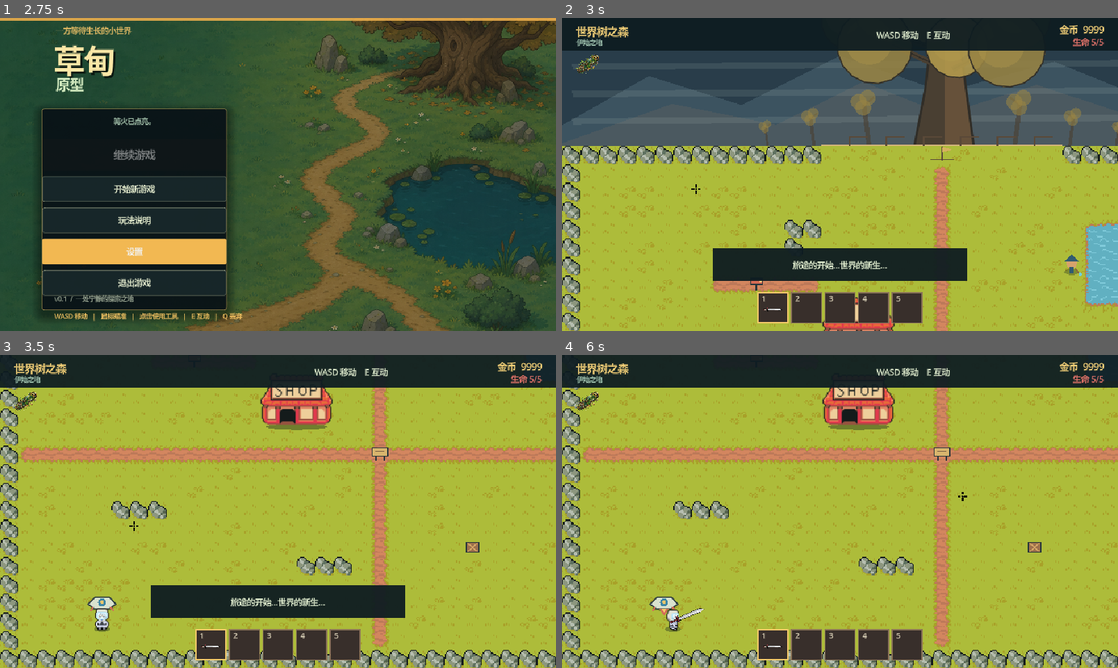
Above: before the commit, frames 1-4 (two rows, left to right).
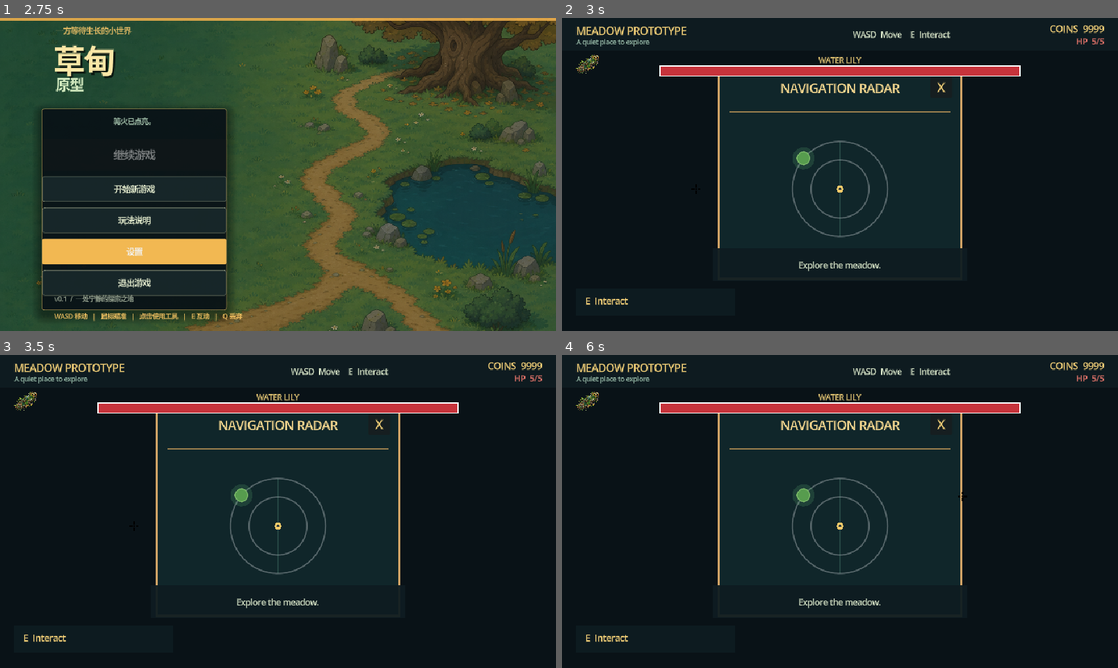
Above: after the commit, the same moments.

Repository: Neikos0493/Project_Grow
Game: Godot game, scene res://MainMenu.tscn
The game is run twice, just before and just after one commit, with the same random seed, the same clock (stepped at 60 frames per second) and the same inputs.
Inputs (mouse positions are in pixels of both pictures, inside the frame that each line leads up to):
- Up to frame 1 (2.75 s): click "玩法说明" at 0.5 s; click "设置" at 1.25 s; click "完成" at 2 s
- Up to frame 2 (3 s): click "开始新游戏" at 2.75 s
- Up to frame 3 (3.5 s): no input
- Up to frame 4 (6 s): click (589, 401) at 3.5 s; click (801, 495) at 4.27 s; click (928, 445) at 5 s, where only the run after the commit has a clickable "X"; move the mouse to (962, 495) at 5.77 s; press the mouse at (962, 495) at 5.78 s; hold D (move_right) from 5.78 s (still down)

Frame 1 is identical in both runs. In frame 2, 86% of the frame differs, in the area x 0-100%, y 2-100%; in frame 3, 85%; in frame 4, 90%.
Error after the commit: Parse Error: Identifier "controls_locked" not declared in the current scope. (res://scripts/player.gd:52)

Commit message:
Add gameplay audio feedback

Diff:
--- a/scripts/final_boss.gd
+++ b/scripts/final_boss.gd
@@ -4,6 +4,7 @@
 
 signal projectile_requested(origin: Vector2, direction: Vector2, speed: float, homing: bool)
 signal summon_requested(phase: int)
+signal phase_changed(phase: int)
 signal health_changed(current: int, maximum: int)
 signal died(position: Vector2)
 
@@ -81,6 +82,7 @@
 	var phase := _get_phase()
 	if phase != current_phase:
 		current_phase = phase
+		phase_changed.emit(phase)
 		if phase == 2 and not phase_two_summoned:
 			phase_two_summoned = true
 			summon_requested.emit(2)
--- a/scripts/main.gd
+++ b/scripts/main.gd
@@ -43,6 +43,12 @@
 const TREE_LASER_SCRIPT = preload("res://scripts/tree_laser.gd")
 const FINAL_BOSS_SCRIPT = preload("res://scripts/final_boss.gd")
 const FINAL_BOSS_BULLET_RANGE := 150.0 * MeadowWorld.TILE_SIZE
+const SHOP_TRANSACTION_SOUND := preload("res://sound/交易音效.mp3")
+const MENU_CLICK_SOUND := preload("res://sound/主页面和ESC页面点击音效.mp3")
+const BOSS_DEATH_SOUND := preload("res://sound/BOSS死亡，结束音效.mp3")
+const WATER_LILY_SPAWN_SOUND := preload("res://sound/图一BOSS睡莲生成音效.mp3")
+const FINAL_BOSS_PHASE_SOUND := preload("res://sound/最终BOSS第一个血条清空后转阶段播放这个.mp3")
+const TREE_GUN_FIRE_SOUND := preload("res://sound/神树蓄力疫一秒后发射的激光用这个.mp3")
 const BOTTLE_TEXTURES := [
 	preload("res://assets/generated/bottle/bottle.png"),
 	preload("res://assets/generated/bottle/bottle_half.png"),
@@ -139,11 +145,41 @@
 var _dialogue_choice_context := ""
 var _saxaul_failure_seed_returned := false
 var _pending_world_tree_boss_drop := false
+var _shop_transaction_player: AudioStreamPlayer
+var _menu_click_player: AudioStreamPlayer
+var _boss_death_player: AudioStreamPlayer
+var _water_lily_spawn_player: AudioStreamPlayer
+var _final_boss_phase_player: AudioStreamPlayer
+var _tree_gun_fire_player: AudioStreamPlayer
 
 @onready var game_state: Node = get_node("/root/GameState")
 
 func _ready() -> void:
 	get_tree().auto_accept_quit = false
+	_shop_transaction_player = AudioStreamPlayer.new()
+	_shop_transaction_player.stream = SHOP_TRANSACTION_SOUND
+	_shop_transaction_player.volume_db = -2.0
+	add_child(_shop_transaction_player)
+	_menu_click_player = AudioStreamPlayer.new()
+	_menu_click_player.stream = MENU_CLICK_SOUND
+	_menu_click_player.volume_db = -2.0
+	add_child(_menu_click_player)
+	_boss_death_player = AudioStreamPlayer.new()
+	_boss_death_player.stream = BOSS_DEATH_SOUND
+	_boss_death_player.volume_db = 0.0
+	add_child(_boss_death_player)
+	_water_lily_spawn_player = AudioStreamPlayer.new()
+	_water_lily_spawn_player.stream = WATER_LILY_SPAWN_SOUND
+	_water_lily_spawn_player.volume_db = 0.0
+	add_child(_water_lily_spawn_player)
+	_final_boss_phase_player = AudioStreamPlayer.new()
+	_final_boss_phase_player.stream = FINAL_BOSS_PHASE_SOUND
+	_final_boss_phase_player.volume_db = 0.0
+	add_child(_final_boss_phase_player)
+	_tree_gun_fire_player = AudioStreamPlayer.new()
+	_tree_gun_fire_player.stream = TREE_GUN_FIRE_SOUND
+	_tree_gun_fire_player.volume_db = 0.0
+	add_child(_tree_gun_fire_player)
 	_load_language()
 	inventory.set_language(language)
 	shop_panel.set_language(language)
@@ -210,7 +246,9 @@
 	bottle_overlay.hide()
 	bottle_button.pressed.connect(_open_bottle_overlay)
 	bottle_overlay.gui_input.connect(_on_bottle_overlay_gui_input)
+	pause_resume_button.pressed.connect(_play_menu_click_sound)
 	pause_resume_button.pressed.connect(_resume_game)
+	pause_menu_button.pressed.connect(_play_menu_click_sound)
 	pause_menu_button.pressed.connect(_return_to_menu)
 	_apply_pause_language()
 	inventory_sell_tooltip.hide()
@@ -315,6 +353,10 @@
 	pause_resume_button.text = _msg("RESUME", "继续游戏")
 	pause_menu_button.text = _msg("MAIN MENU", "返回主菜单")
 
+func _play_menu_click_sound() -> void:
+	if is_instance_valid(_menu_click_player):
+		_menu_click_player.play()
+
 func _set_paused(value: bool) -> void:
 	_clear_held_fire()
 	if value:
@@ -533,6 +575,8 @@
 			return
 		var muzzle_position: Vector2 = held_weapon.call("get_muzzle_global_position")
 		if not is_instance_valid(tree_laser):
+			if is_instance_valid(_tree_gun_fire_player):
+				_tree_gun_fire_player.play()
 			tree_laser = TREE_LASER_SCRIPT.new()
 			projectiles.add_child(tree_laser)
 			tree_laser.setup(
@@ -1117,6 +1161,8 @@
 		return
 	coins -= price
 	_refresh_coins()
+	if is_instance_valid(_shop_transaction_player):
+		_shop_transaction_player.play()
 	_mark_save_dirty()
 	_show_toast(_msg("Bought %s for %d coins." % [inventory.get_item_name(item_id), price], "购买了 %s，花费 %d 金币。" % [inventory.get_item_name(item_id), price]))
 
@@ -1798,6 +1844,10 @@
 			vine.queue_free()
 	saxaul_vines.clear()
 
+func _play_boss_death_sound() -> void:
+	if is_instance_valid(_boss_death_player):
+		_boss_death_player.play()
+
 func _on_saxaul_died(cell: Vector2i, global_position: Vector2) -> void:
 	_clear_saxaul_vines()
 	boss_bar.hide()
@@ -1806,6 +1856,7 @@
 			_prepare_saxaul_spread(cell)
 		return
 	game_state.record_boss_defeat(BOSS_SAXAUL)
+	_play_boss_death_sound()
 	_award_boss_energy()
 	_update_bottle_hud()
 	_play_boss_death_feedback(global_position)
@@ -1901,6 +1952,7 @@
 	boss.setup(player, world)
 	boss.projectile_requested.connect(_on_final_boss_projectile_requested)
 	boss.summon_requested.connect(_on_final_boss_summon_requested)
+	boss.phase_changed.connect(_on_final_boss_phase_changed)
 	boss.died.connect(_on_sky_boss_died)
 	boss.health_changed.connect(_on_sky_boss_health_changed)
 	world.add_child(boss)
@@ -1963,6 +2015,10 @@
 			return cell
 	return Vector2i(-1, -1)
 
+func _on_final_boss_phase_changed(phase: int) -> void:
+	if phase in [2, 3] and is_instance_valid(_final_boss_phase_player):
+		_final_boss_phase_player.play()
+
 func _on_sky_boss_health_changed(current: int, maximum: int) -> void:
 	_set_boss_health(current, maximum)
 
@@ -1996,6 +2052,8 @@
 	if not restored_state.is_empty():
 		monster.restore_state(restored_state)
 	lake_monster = monster
+	if restored_state.is_empty() and is_instance_valid(_water_lily_spawn_player):
+		_water_lily_spawn_player.play()
 	boss_title.text = _msg("WATER LILY", "湖中睡莲")
 	_on_lake_monster_health_changed(monster.health, monster.MAX_HEALTH)
 	boss_bar.show()
@@ -2058,6 +2116,7 @@
 		return
 	if not game_state.record_boss_defeat(BOSS_LAKE):
 		return
+	_play_boss_death_sound()
 	_award_boss_energy()
 	world.clear_water_growth(water_root)
 	water_root = Vector2i(-1, -1)
--- a/scripts/menu.gd
+++ b/scripts/menu.gd
@@ -1,5 +1,7 @@
 extends Control
 ## Main menu with single-slot Continue and confirmed New Game flows.
+
+const MENU_CLICK_SOUND := preload("res://sound/主页面和ESC页面点击音效.mp3")
 
 @onready var continue_button: Button = $Content/MenuPanel/Buttons/ContinueButton
 @onready var start_button: Button = $Content/MenuPanel/Buttons/StartButton
@@ -16,15 +18,27 @@
 var language := "zh"
 var has_save := false
 var starting := false
+var menu_click_player: AudioStreamPlayer
 
 func _ready() -> void:
+	menu_click_player = AudioStreamPlayer.new()
+	menu_click_player.stream = MENU_CLICK_SOUND
+	menu_click_player.volume_db = -2.0
+	add_child(menu_click_player)
+	continue_button.pressed.connect(_play_menu_click_sound)
 	continue_button.pressed.connect(_continue_game)
+	start_button.pressed.connect(_play_menu_click_sound)
 	start_button.pressed.connect(_request_new_game)
+	new_game_confirm.confirmed.connect(_play_menu_click_sound)
 	new_game_confirm.confirmed.connect(_start_new_game)
+	settings_button.pressed.connect(_play_menu_click_sound)
 	settings_button.pressed.connect(_toggle_settings)
+	quit_button.pressed.connect(_play_menu_click_sound)
 	quit_button.pressed.connect(_quit_game)
+	$SettingsPanel/Margin/VBox/CloseButton.pressed.connect(_play_menu_click_sound)
 	$SettingsPanel/Margin/VBox/CloseButton.pressed.connect(_toggle_settings)
 	fullscreen_toggle.toggled.connect(_set_fullscreen)
+	how_to_play_button.pressed.connect(_play_menu_click_sound)
 	how_to_play_button.pressed.connect(_show_controls)
 	language_option.item_selected.connect(_on_language_selected)
 	language_option.add_item("English")
@@ -37,6 +51,10 @@
 		continue_button.grab_focus()
 	else:
 		start_button.grab_focus()
+
+func _play_menu_click_sound() -> void:
+	if is_instance_valid(menu_click_player):
+		menu_click_player.play()
 
 func _unhandled_input(event: InputEvent) -> void:
 	if starting:
--- a/scripts/player.gd
+++ b/scripts/player.gd
@@ -14,6 +14,7 @@
 const CHARACTER_FRAME_COUNT := 4
 const CHARACTER_ANIMATION_FPS := 8.0
 const OUT_OF_COMBAT_DELAY := 1.0
+const HIT_SOUND := preload("res://sound/角色受击音效.mp3")
 
 const CHARACTER_SHEETS := {
 	"idle_down": ["res://image/Character/character-wait-Sheet.png", 22, 31],
@@ -28,7 +29,7 @@
 
 @onready var character_sprite: AnimatedSprite2D = $CharacterSprite
 
-var controls_locked := false
+var hit_sound_player: AudioStreamPlayer
 var facing := Vector2.DOWN
 var health := MAX_HEALTH
 var dead := false
@@ -36,6 +37,10 @@
 
 func _ready() -> void:
 	motion_mode = CharacterBody2D.MOTION_MODE_FLOATING
+	hit_sound_player = AudioStreamPlayer.new()
+	hit_sound_player.stream = HIT_SOUND
+	hit_sound_player.volume_db = -2.0
+	add_child(hit_sound_player)
 	_build_character_animations()
 	_update_character_animation()
 	queue_redraw()
@@ -142,6 +147,8 @@
 		return false
 	time_since_damage = 0.0
 	health = maxi(0, health - amount)
+	if is_instance_valid(hit_sound_player):
+		hit_sound_player.play()
 	health_changed.emit(health, MAX_HEALTH)
 	queue_redraw()
 	if health == 0:
Not shown, added: sound/BOSS死亡，结束音效.mp3
Not shown, added: sound/主页面和ESC页面点击音效.mp3
Not shown, added: sound/交易音效.mp3
Not shown, added: sound/图一BOSS睡莲生成音效.mp3
Not shown, added: sound/最终BOSS第一个血条清空后转阶段播放这个.mp3
Not shown, added: sound/神树蓄力疫一秒后发射的激光用这个.mp3
Not shown, added: sound/角色受击音效.mp3
